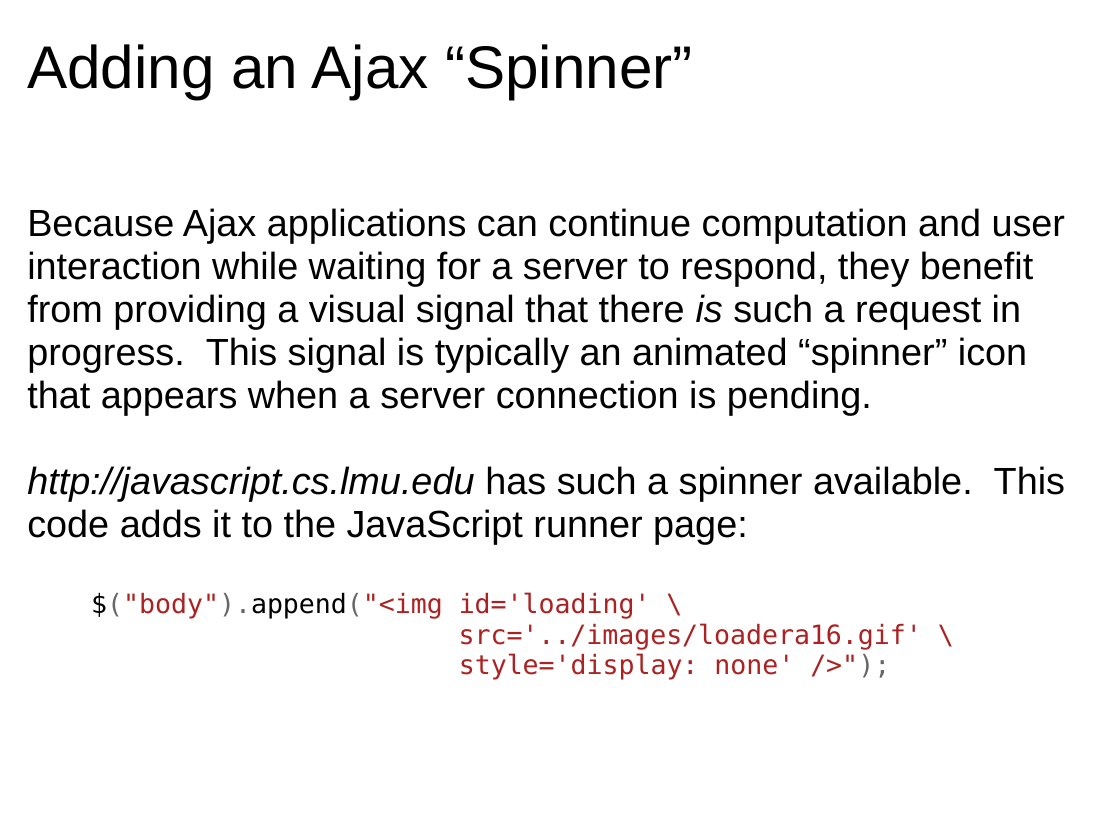
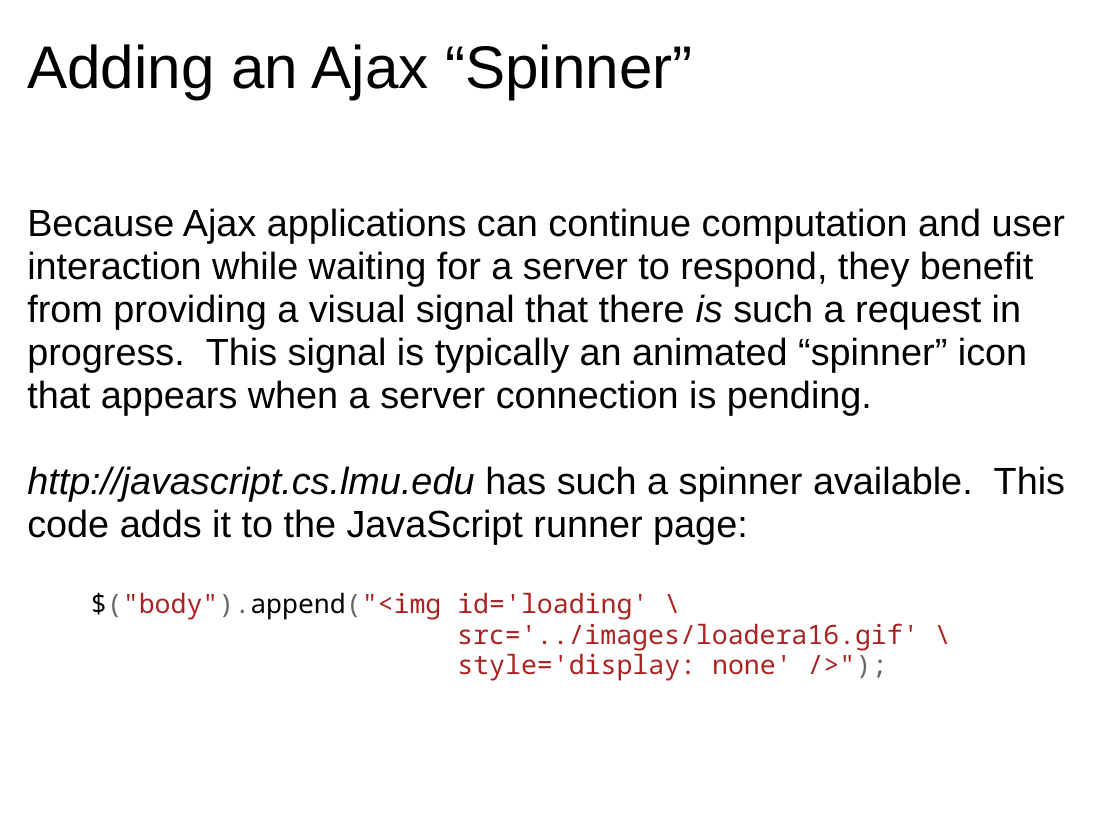
Before and after one commit to dondi/javascript-book, a slide deck: slide 25 of presentations/Chapter_8_Presentation.ppt. Drawn at 1120x840 pixels with LibreOffice and Linux fonts; fonts in the diff are those of the drawing; background and template pictures are left out. Boxes give left, top, right and bottom in pixels: in the first picture for what was removed or moved away, otherwise in the second. Text is boxed around its words. In the diff, an @@ line names an element or a change of style, - is before the commit and + after.

```diff
--- a/presentations/Chapter_8_Presentation.ppt
+++ b/presentations/Chapter_8_Presentation.ppt
@@ text at [91,592,919,681]: font DejaVu Sans Mono to Noto Sans Mono in "$("body").append("<img id='loading' \", "src='../images/loadera16.gif' \ style='display: none' />");" @@
```
Also in this commit, not shown: 16 other slides changed.
